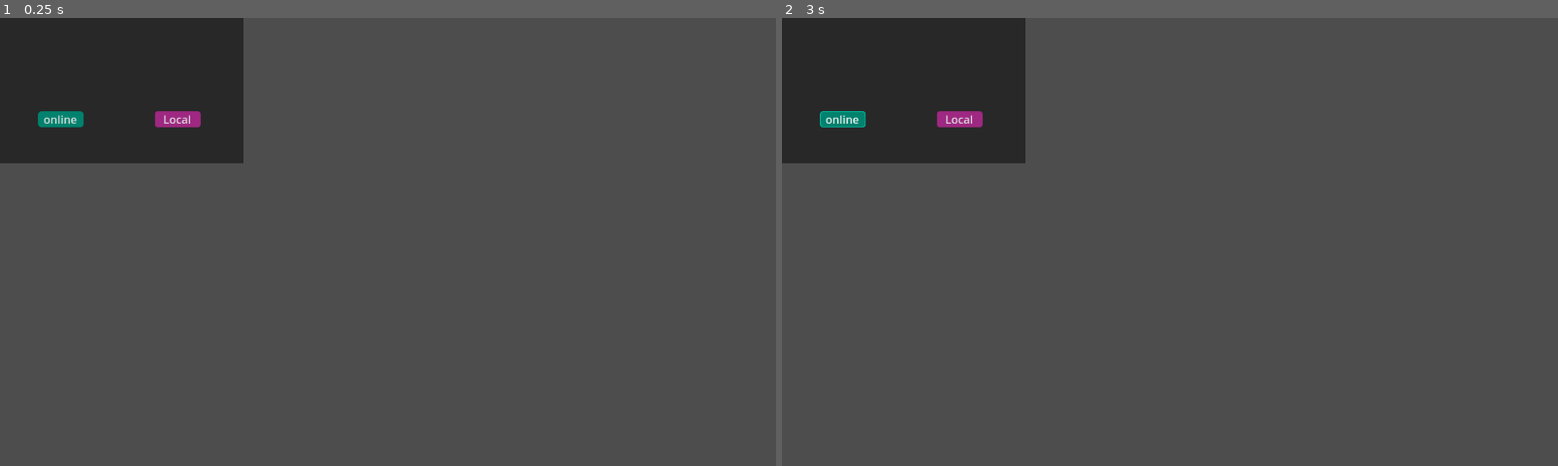
Above: before the commit, frames 1-2 (left to right).
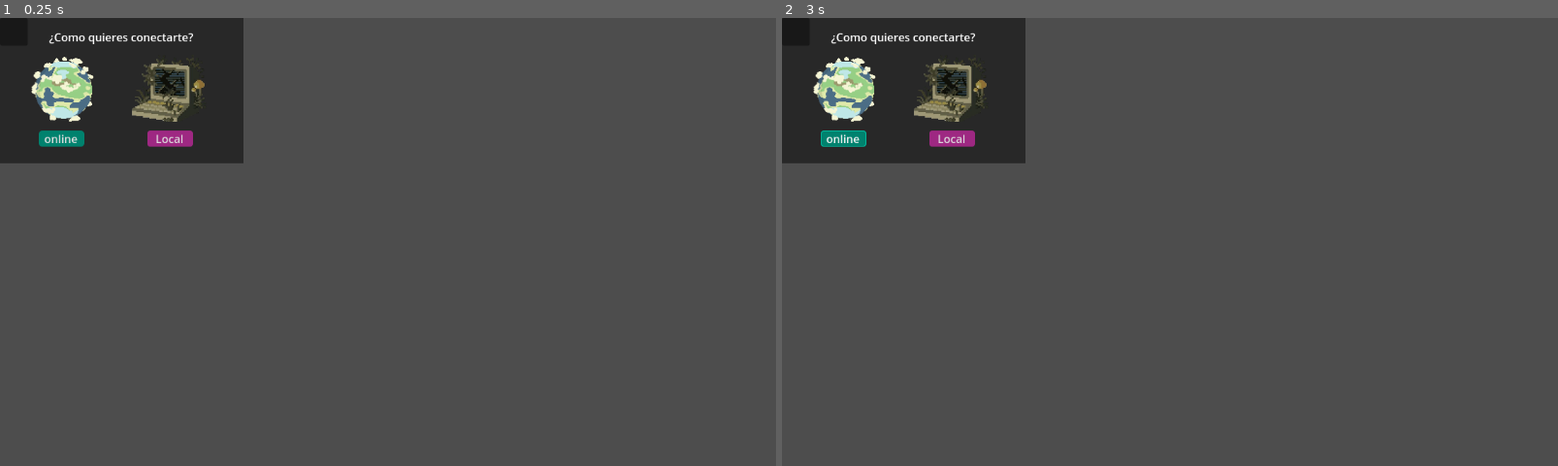
Above: after the commit, the same moments.

Repository: Sark1223/Ludo_v2
Game: Godot game, scene res://Interfaz/Interfaz_Escenas/tipo_conexion_popUp.tscn
The game is run twice, just before and just after one commit, with the same random seed, the same clock (stepped at 60 frames per second) and the same inputs. This scene is started directly instead of the project's main scene.
Inputs:
- Up to frame 1 (0.25 s): no input
- Up to frame 2 (3 s): click "Local" at 0.5 s; click "Local" at 1.25 s; click "Local" at 2 s; click "online" at 2.75 s

The runs differ from the first frame. In frame 1, 2.3% of the frame differs, in the area x 4-27%, y 3-29%; in frame 2, 2.4%.

Commit message:
diseño
diseño de seleccion de modo de conexion

Diff:
--- a/ludo_v2/Interfaz/Interfaz_Codigo/Menu.gd
+++ b/ludo_v2/Interfaz/Interfaz_Codigo/Menu.gd
@@ -12,7 +12,8 @@
 
 
 func _on_btn_jugar_pressed() -> void:
-	get_tree().change_scene_to_file("res://Mapas/MapaIsleño/tumba_del_heroe.tscn")
+	#get_tree().change_scene_to_file("res://Mapas/MapaIsleño/tumba_del_heroe.tscn")
+	get_tree().change_scene_to_file("res://Interfaz/Interfaz_Escenas/tipo_conexion_popUp.tscn")
 	DisplayServer.window_set_size(Vector2(942, 734))
 
 
--- a/ludo_v2/Interfaz/Interfaz_Escenas/tipo_conexion_popUp.tscn
+++ b/ludo_v2/Interfaz/Interfaz_Escenas/tipo_conexion_popUp.tscn
@@ -1,4 +1,7 @@
-[gd_scene load_steps=9 format=3 uid="uid://ccgss22fobcmo"]
+[gd_scene load_steps=11 format=3 uid="uid://ccgss22fobcmo"]
+
+[ext_resource type="Texture2D" uid="uid://bxriq1ph4lgxy" path="res://Interfaz/mundo.png" id="1_8jahl"]
+[ext_resource type="Texture2D" uid="uid://cvecom3r7p55k" path="res://Interfaz/Captura de pantalla 2024-10-10 123545.png" id="2_p47t7"]
 
 [sub_resource type="StyleBoxFlat" id="StyleBoxFlat_g1kqk"]
 bg_color = Color(0, 0.509804, 0.431373, 1)
@@ -80,6 +83,11 @@
 grow_horizontal = 2
 grow_vertical = 2
 
+[node name="PanelContainer" type="PanelContainer" parent="."]
+layout_mode = 0
+offset_right = 40.0
+offset_bottom = 40.0
+
 [node name="ColorRect" type="ColorRect" parent="."]
 layout_mode = 2
 offset_left = -1.0
@@ -89,10 +97,10 @@
 
 [node name="btnOnline" type="Button" parent="."]
 layout_mode = 2
-offset_left = 55.0
-offset_top = 135.0
-offset_right = 121.0
-offset_bottom = 158.0
+offset_left = 56.2812
+offset_top = 162.625
+offset_right = 122.281
+offset_bottom = 185.625
 theme_override_styles/focus = SubResource("StyleBoxFlat_g1kqk")
 theme_override_styles/hover = SubResource("StyleBoxFlat_q4qh6")
 theme_override_styles/pressed = SubResource("StyleBoxFlat_ep5g5")
@@ -100,12 +108,31 @@
 text = "online"
 
 [node name="btnLocal" type="Button" parent="."]
-offset_left = 224.0
-offset_top = 135.0
-offset_right = 290.0
-offset_bottom = 158.0
+layout_mode = 0
+offset_left = 213.0
+offset_top = 163.0
+offset_right = 279.0
+offset_bottom = 186.0
 theme_override_styles/focus = SubResource("StyleBoxFlat_geesn")
 theme_override_styles/hover = SubResource("StyleBoxFlat_hyu7l")
 theme_override_styles/pressed = SubResource("StyleBoxFlat_rl8uv")
 theme_override_styles/normal = SubResource("StyleBoxFlat_fg6pg")
 text = "Local"
+
+[node name="Mundo" type="Sprite2D" parent="."]
+position = Vector2(88.2812, 99.625)
+scale = Vector2(0.328078, 0.328078)
+texture = ExtResource("1_8jahl")
+
+[node name="CapturaDePantalla2024-10-10123545" type="Sprite2D" parent="."]
+position = Vector2(247.421, 101)
+scale = Vector2(0.218263, 0.218263)
+texture = ExtResource("2_p47t7")
+
+[node name="Label" type="Label" parent="."]
+layout_mode = 0
+offset_top = 16.0
+offset_right = 352.0
+offset_bottom = 39.0
+text = "¿Como quieres conectarte?"
+horizontal_alignment = 1
--- a/ludo_v2/Personajes/Escenas_personajes/animated_sprite_2d.tscn
+++ b/ludo_v2/Personajes/Escenas_personajes/animated_sprite_2d.tscn
@@ -7,5 +7,6 @@
 texture_filter = 1
 position = Vector2(0, -16)
 sprite_frames = ExtResource("1_vvw5v")
+animation = &"default_atras"
 autoplay = "default"
 script = ExtResource("2_nb6cq")
Binary file added: ludo_v2/Interfaz/Captura de pantalla 2024-10-10 123545.png
Not shown, added: ludo_v2/Interfaz/Captura de pantalla 2024-10-10 123545.png.import
Binary file added: ludo_v2/Interfaz/mundo.png
Not shown, added: ludo_v2/Interfaz/mundo.png.import
Binary file added: ludo_v2/Interfaz/untitled.png
Not shown, added: ludo_v2/Interfaz/untitled.png.import
